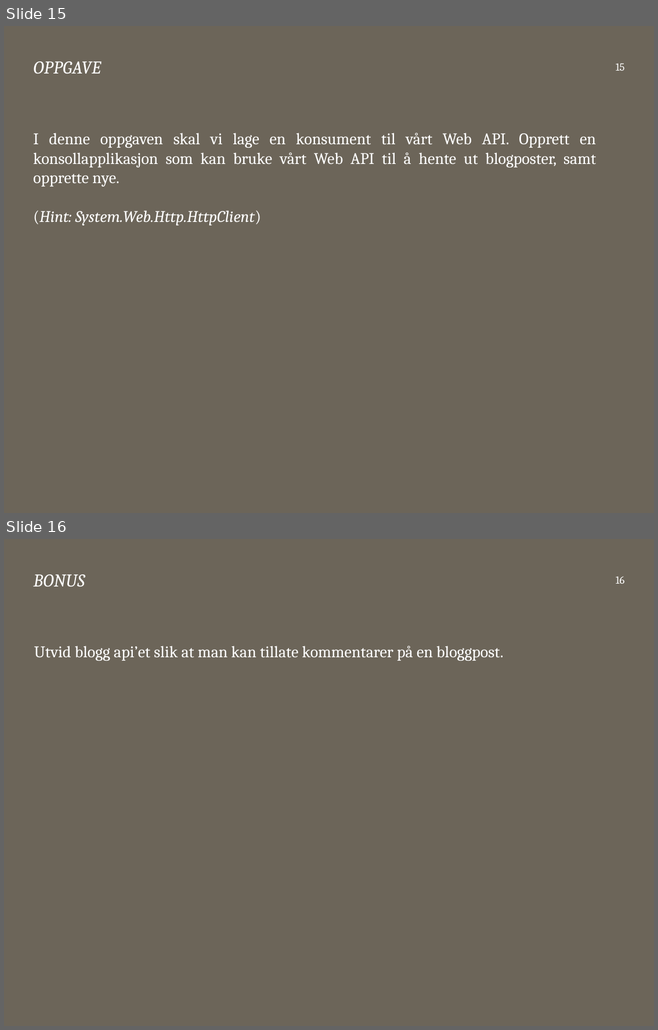
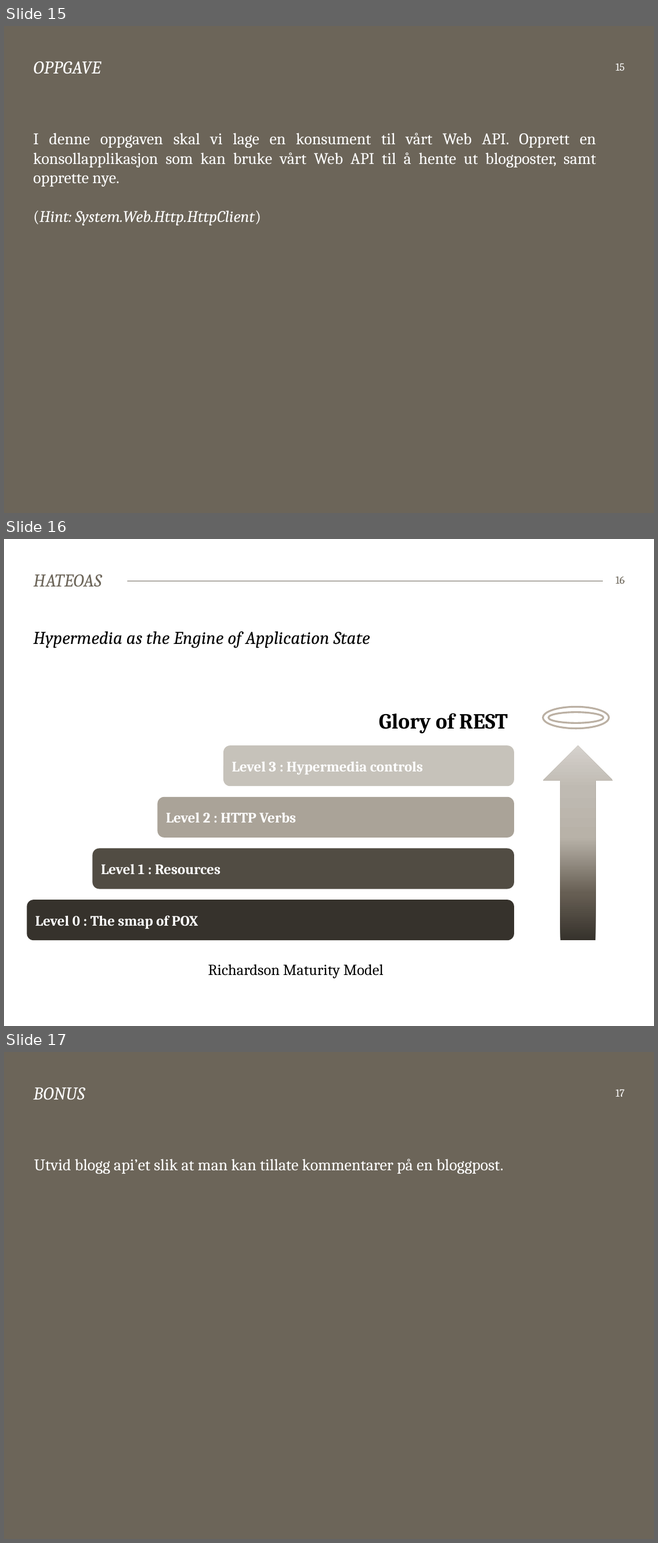
Before and after one commit to bekk/dotnetkurs, a slide deck: webapi/WebAPI.pptx. Shown one above the other, each under a label of ours: slides 15 and 16 before the commit, slides 15, 16 and 17 after it. The pictures are 658x1030 and 658x1543 pixels, drawn with LibreOffice and Linux fonts; fonts in the diff are those of the drawing. Boxes give left, top, right and bottom in pixels: in the first picture for what was removed or moved away, otherwise in the second. Text is boxed around its words. In the diff, an @@ line names an element or a change of style, - is before the commit and + after.

Commit message:
Added REST Maturity model to slides

```diff
--- a/webapi/WebAPI.pptx
+++ b/webapi/WebAPI.pptx
@@ slide 16 added at (4,539,654,1026), background #FFFFFF; not listed: 1 template element that a slide beside it also shows @@
@@ title added at (34,574,102,587), 20 pt, text #6C6559, italic @@
+HATEOAS
@@ page number added at (615,576,625,584), 12 pt, text #6C6559 @@
+16
@@ text added at (33,631,370,648), 20 pt, text #000000, italic @@
+Hypermedia as the Engine of Application State
@@ donut added at (542,707,608,728), fill #FFFFFF, outline #BBB0A3 2 pt @@
@@ text added at (379,713,507,734), 24 pt, text #000000, bold @@
+Glory of REST
@@ rounded rectangle added at (224,745,514,786), fill #C6C2BA, 16 pt, text #FFFFFF, bold @@
+Level 3 : Hypermedia controls
@@ right arrow added at (542,745,612,940), fill gradient #36322C to #665E53 to #B8B2A8 to #BFBAB2 to #D5D1CC @@
@@ rounded rectangle added at (157,797,514,837), fill #AAA398, 16 pt, text #FFFFFF, bold @@
+Level 2 : HTTP Verbs
@@ rounded rectangle added at (92,848,514,889), fill #514C43, 16 pt, text #FFFFFF, bold @@
+Level 1 : Resources
@@ rounded rectangle added at (27,900,514,940), fill #36322C, 16 pt, text #FFFFFF, bold @@
+Level 0 : The smap of POX
@@ text added at (208,964,383,978), 17 pt, text #000000 @@
+Richardson Maturity Model
@@ what was slide 16 is now slide 17 @@
@@ page number at (615,1089,625,1097): text changed @@
-16
+17
```
